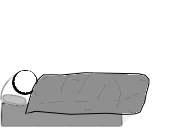
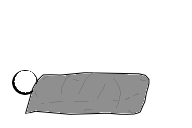
Two versions of the same layered image (192 x 128). Layer-by-layer changes:
removed layer "Background" over left=0, top=70, right=145, bottom=127
